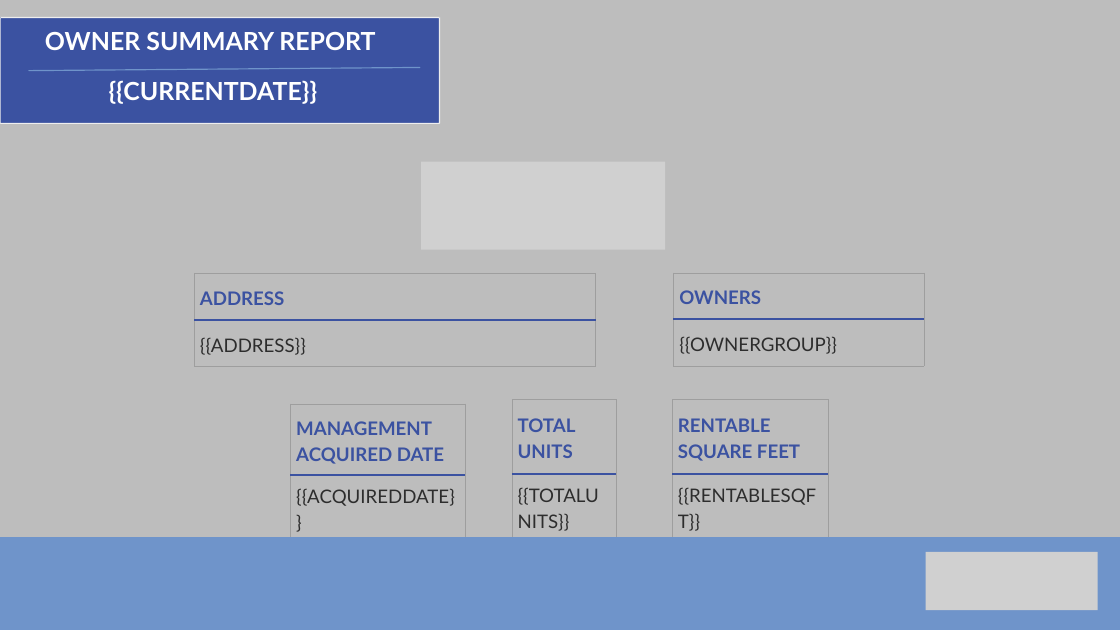
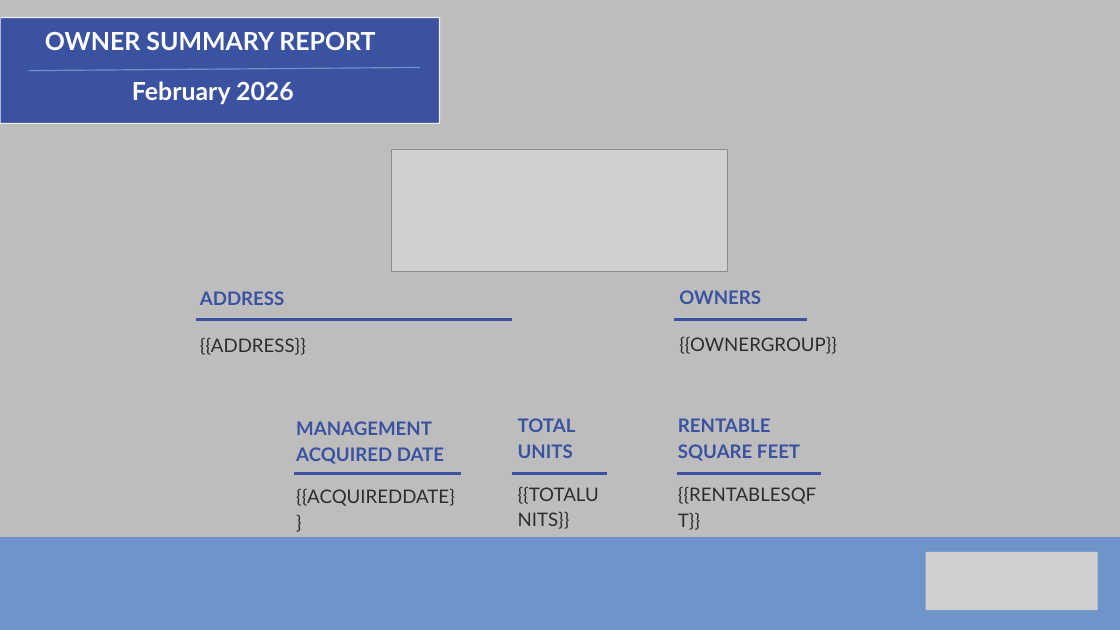
Before and after one commit to alexandermburke/ProformaBuilder, a slide deck: slide 1 of storeinsight/public/OWNERTEMPLATE.pptx. Drawn at 1120x630 pixels with LibreOffice and Linux fonts; fonts in the diff are those of the drawing; grey boxes stand for pictures; background and template pictures are left out; a plain dark background stands for a picture behind light text. Boxes give left, top, right and bottom in pixels: in the first picture for what was removed or moved away, otherwise in the second. Text is boxed around its words. In the diff, an @@ line names an element or a change of style, - is before the commit and + after.

```diff
--- a/storeinsight/public/OWNERTEMPLATE.pptx
+++ b/storeinsight/public/OWNERTEMPLATE.pptx
@@ text at (x1=132, y1=81, x2=294, y2=104): text changed @@
-{{CURRENTDATE}}
+February 2026
@@ picture resized from (x1=421, y1=162, x2=665, y2=250) to (x1=391, y1=150, x2=727, y2=271) @@
@@ table at (x1=194, y1=273, x2=596, y2=367) @@
@@ borders changed @@
@@ table at (x1=674, y1=273, x2=924, y2=366) @@
@@ borders changed @@
@@ line added from (196, 320) to (512, 320), #3B52A1 3 pt @@
@@ table at (x1=291, y1=404, x2=465, y2=540) @@
@@ borders changed @@
@@ table at (x1=512, y1=399, x2=616, y2=558) @@
@@ borders changed @@
@@ table at (x1=673, y1=399, x2=828, y2=558) @@
@@ borders changed @@
@@ line added from (294, 474) to (461, 474), #3B52A1 3 pt @@
@@ line added from (676, 474) to (822, 474), #3B52A1 3 pt @@
```
Also in this commit, not shown: 1 other slide changed, 5 other files.
